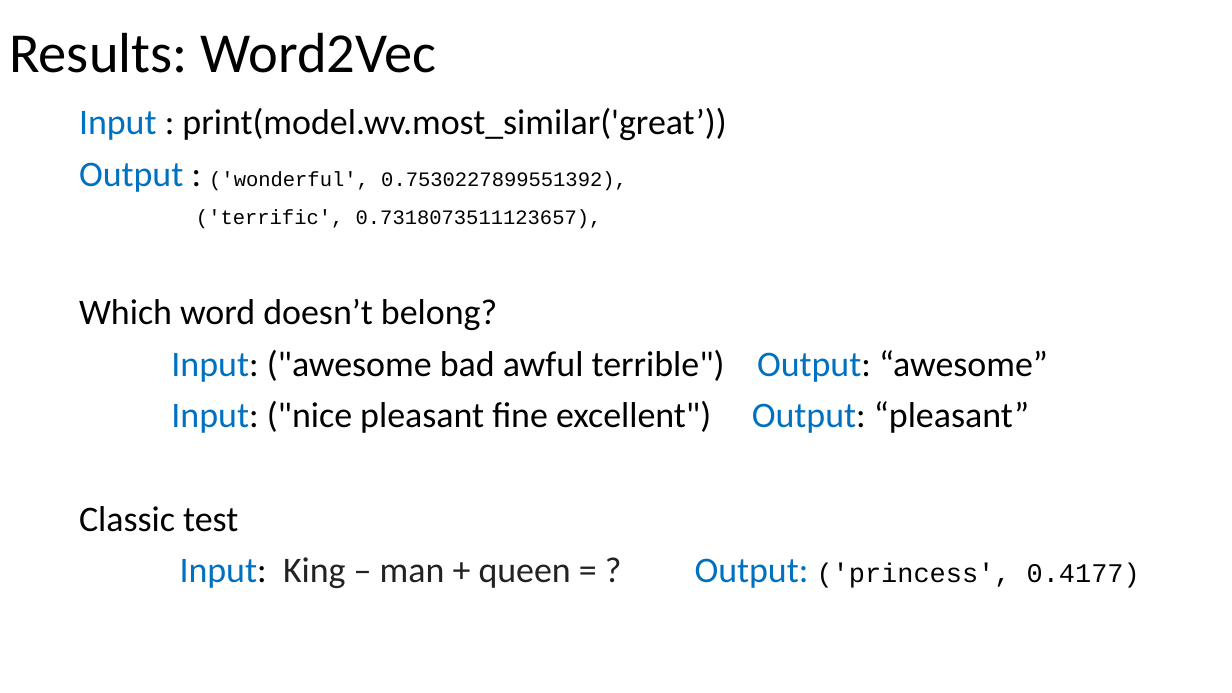
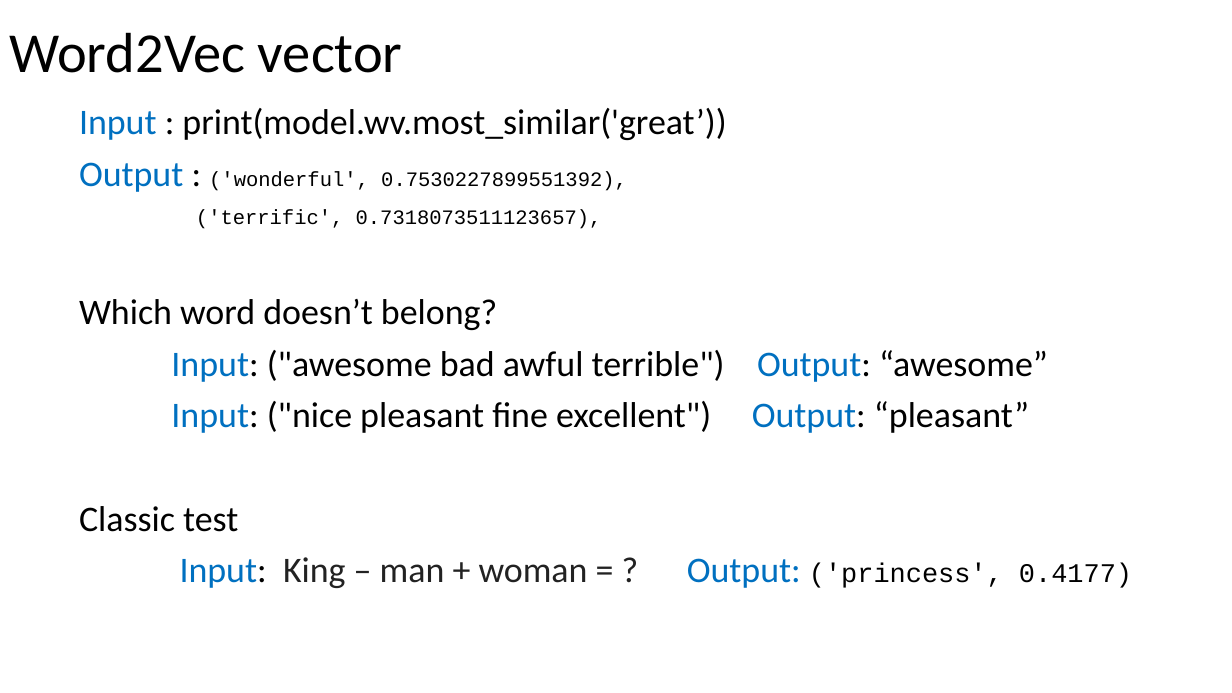
Before and after one commit to ktseringchem/ThinkfulProjects, a slide deck: slide 10 of FinalCapstonProject/Capston project.pptx (slide 13 before the commit). Drawn at 1232x693 pixels with LibreOffice and Linux fonts; fonts in the diff are those of the drawing. Boxes give left, top, right and bottom in pixels: in the first picture for what was removed or moved away, otherwise in the second. Text is boxed around its words. In the diff, an @@ line names an element or a change of style, - is before the commit and + after.

```diff
--- a/FinalCapstonProject/Capston project.pptx
+++ b/FinalCapstonProject/Capston project.pptx
@@ title at [9,32,403,73]: text changed @@
-Results: Word2Vec
+Word2Vec vector
@@ text at [180,557,1132,588]: text changed @@
-Input: King – man + queen = ? Output: ('princess', 0.4177)
+Input: King – man + woman = ? Output: ('princess', 0.4177)
```
Also in this commit, not shown: 2 other slides changed.
